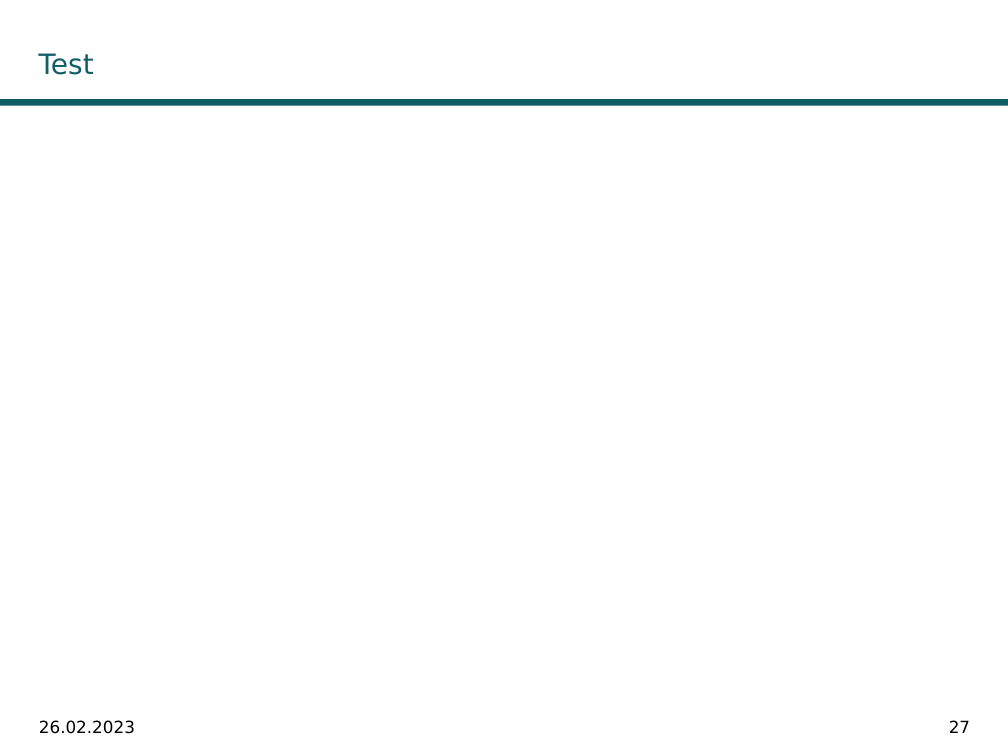
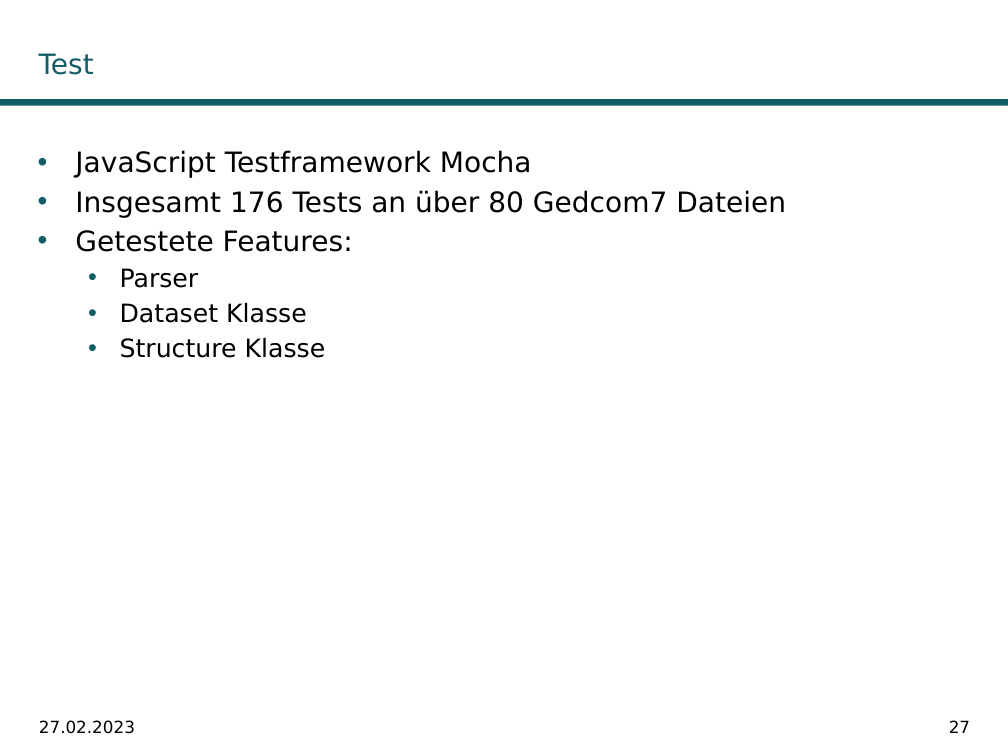
Before and after one commit to DwieDave/gedcom.js, a slide deck: slide 27 of doc/Teamprojekt_GedcomJS_MariusMueller_DavidGruber.pptx. Drawn at 1008x756 pixels with LibreOffice and Linux fonts; fonts in the diff are those of the drawing; background and template pictures are left out. Boxes give left, top, right and bottom in pixels: in the first picture for what was removed or moved away, otherwise in the second. Text is boxed around its words. In the diff, an @@ line names an element or a change of style, - is before the commit and + after.

```diff
--- a/doc/Teamprojekt_GedcomJS_MariusMueller_DavidGruber.pptx
+++ b/doc/Teamprojekt_GedcomJS_MariusMueller_DavidGruber.pptx
@@ text added at bbox=[75, 150, 786, 358], 20 pt, text #000000 @@
+• JavaScript Testframework Mocha
+• Insgesamt 176 Tests an über 80 Gedcom7 Dateien
+• Getestete Features:
+  • Parser
+  • Dataset Klasse
+  • Structure Klasse
@@ text at bbox=[39, 720, 135, 734]: text changed @@
-26.02.2023
+27.02.2023
```
Also in this commit, not shown: 27 other slides changed, 1 slide added, 1 slide removed, 1 other file.
